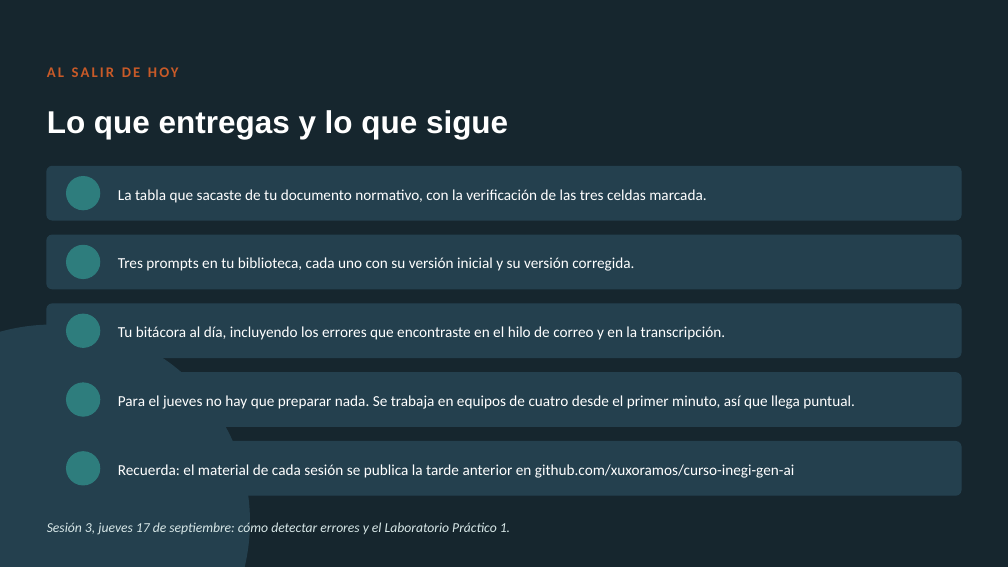
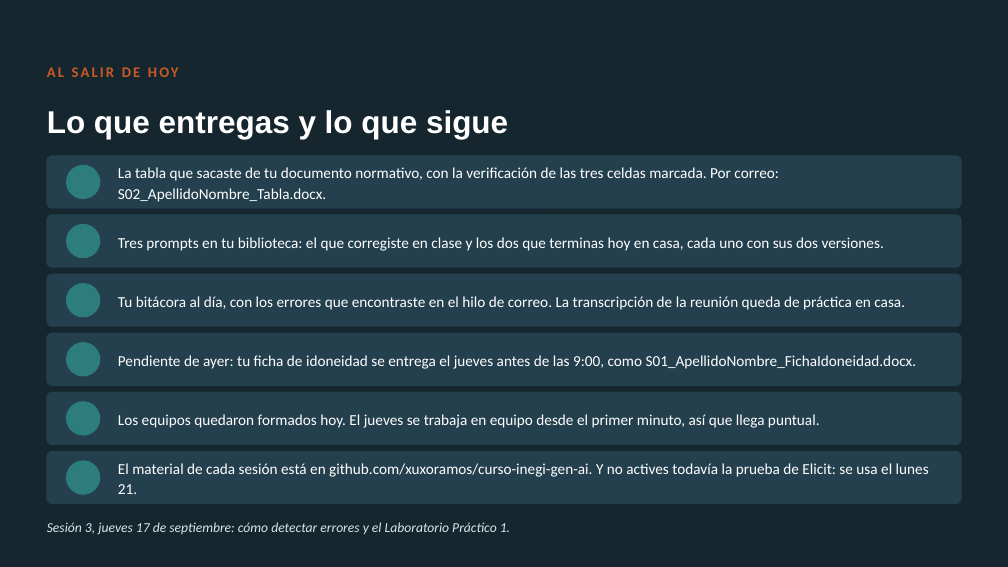
Before and after one commit to marvtrejo/curso-inegi-gen-ai, a slide deck: slide 30 of sesion-02/Sesion_02_Copilot_y_Prompting.pptx (slide 22 before the commit). Drawn at 1008x567 pixels with LibreOffice and Linux fonts; fonts in the diff are those of the drawing. Boxes give left, top, right and bottom in pixels: in the first picture for what was removed or moved away, otherwise in the second. Text is boxed around its words. In the diff, an @@ line names an element or a change of style, - is before the commit and + after.

```diff
--- a/sesion-02/Sesion_02_Copilot_y_Prompting.pptx
+++ b/sesion-02/Sesion_02_Copilot_y_Prompting.pptx
@@ rounded rectangle: place and size @@
-rounded rectangle at (47,166,961,220)
+rounded rectangle at (47,156,961,208)
@@ ellipse: place and size @@
-ellipse at (67,176,100,209)
+ellipse at (67,166,100,199)
@@ text at (118,167,778,202): text changed @@
-La tabla que sacaste de tu documento normativo, con la verificación de las tres celdas marcada.
+La tabla que sacaste de tu documento normativo, con la verificación de las tres celdas marcada. Por correo: S02_ApellidoNombre_Tabla.docx.
@@ rounded rectangle: place and size @@
-rounded rectangle at (47,235,961,289)
+rounded rectangle at (47,215,961,267)
@@ ellipse: place and size @@
-ellipse at (67,246,100,279)
+ellipse at (67,225,100,258)
@@ text at (118,237,884,251): text changed @@
-Tres prompts en tu biblioteca, cada uno con su versión inicial y su versión corregida.
+Tres prompts en tu biblioteca: el que corregiste en clase y los dos que terminas hoy en casa, cada uno con sus dos versiones.
@@ rounded rectangle added at (47,274,961,327), fill #24404E, outline #24404E 1 pt @@
@@ ellipse added at (67,284,100,317), fill #2E7D7D, outline #2E7D7D 1 pt @@
@@ text at (118,296,905,310): text changed @@
-Tu bitácora al día, incluyendo los errores que encontraste en el hilo de correo y en la transcripción.
+Tu bitácora al día, con los errores que encontraste en el hilo de correo. La transcripción de la reunión queda de práctica en casa.
@@ ellipse removed at (0,325,250,567) @@
@@ rounded rectangle: place and size @@
-rounded rectangle at (47,304,961,358)
+rounded rectangle at (47,333,961,386)
@@ ellipse: place and size @@
-ellipse at (67,315,100,348)
+ellipse at (67,343,100,376)
@@ text added at (118,355,917,369), 14.5 pt, text #FFFFFF @@
+Pendiente de ayer: tu ficha de idoneidad se entrega el jueves antes de las 9:00, como S01_ApellidoNombre_FichaIdoneidad.docx.
@@ rounded rectangle: place and size @@
-rounded rectangle at (47,373,961,426)
+rounded rectangle at (47,392,961,445)
@@ ellipse: place and size @@
-ellipse at (67,383,100,417)
+ellipse at (67,402,100,435)
@@ text at (118,414,820,428): text changed @@
-Para el jueves no hay que preparar nada. Se trabaja en equipos de cuatro desde el primer minuto, así que llega puntual.
+Los equipos quedaron formados hoy. El jueves se trabaja en equipo desde el primer minuto, así que llega puntual.
@@ rounded rectangle: place and size @@
-rounded rectangle at (47,442,961,495)
+rounded rectangle at (47,451,961,504)
@@ ellipse: place and size @@
-ellipse at (67,451,100,485)
+ellipse at (67,461,100,495)
@@ text at (118,463,929,494): text changed @@
-Recuerda: el material de cada sesión se publica la tarde anterior en github.com/xuxoramos/curso-inegi-gen-ai
+El material de cada sesión está en github.com/xuxoramos/curso-inegi-gen-ai. Y no actives todavía la prueba de Elicit: se usa el lunes 21.
```
Also in this commit, not shown: 10 other slides changed, 8 slides added, 5 other files.
